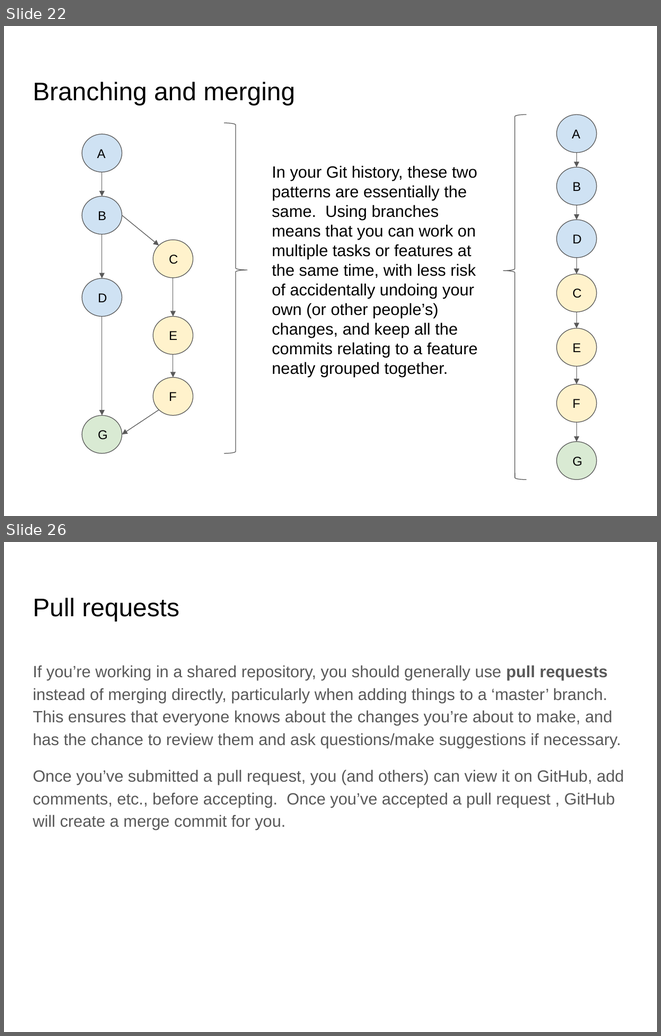
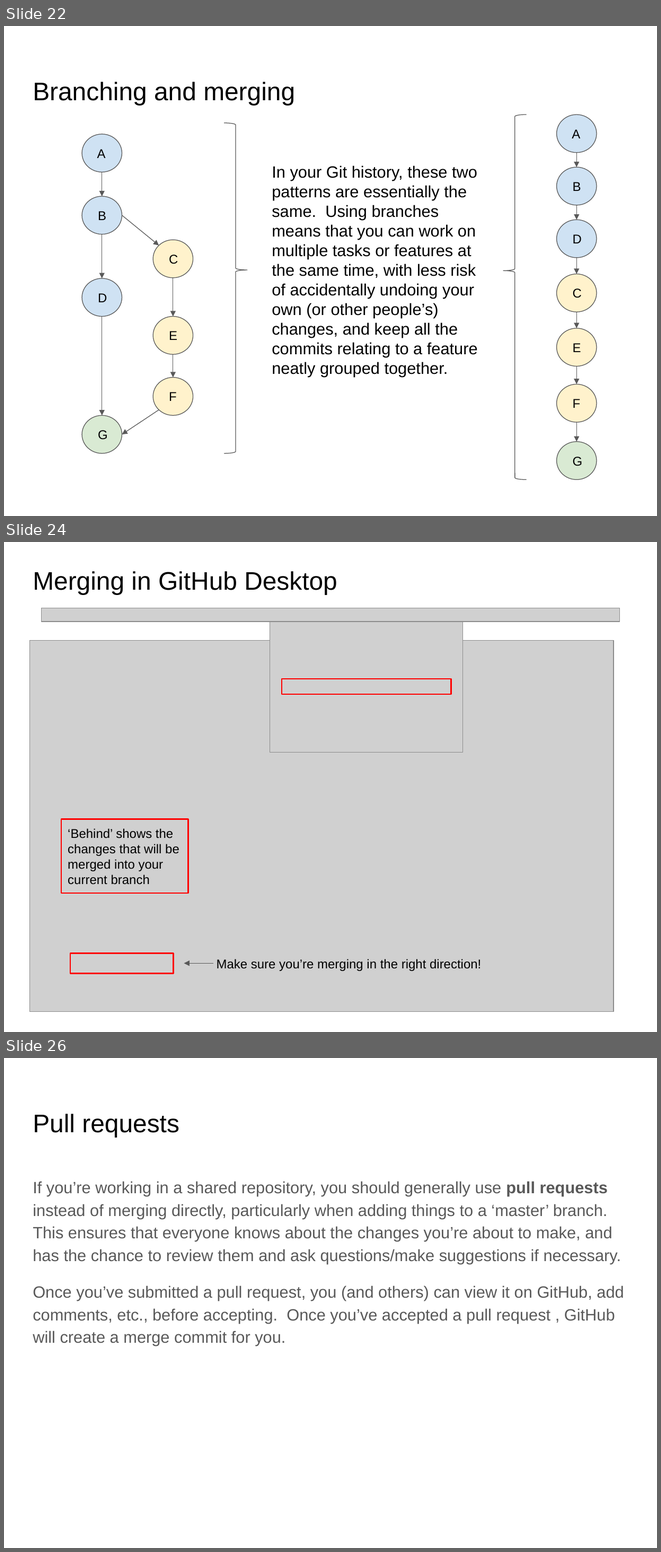
Before and after one commit to flyconnectome/coding-club, a slide deck: Git and GitHub.pptx. Shown one above the other, each under a label of ours: slides 22 and 26 before the commit, slides 22, 24 and 26 after it; the slides between them are not shown. The pictures are 661x1036 and 661x1552 pixels, drawn with LibreOffice and Linux fonts; fonts in the diff are those of the drawing; grey boxes stand for pictures. Boxes give left, top, right and bottom in pixels: in the first picture for what was removed or moved away, otherwise in the second. Text is boxed around its words. In the diff, an @@ line names an element or a change of style, - is before the commit and + after.

```diff
--- a/Git and GitHub.pptx
+++ b/Git and GitHub.pptx
@@ slide 24 added at (4,542,657,1032), background #FFFFFF @@
@@ title added at (33,571,337,594), 28 pt, text #000000 @@
+Merging in GitHub Desktop
@@ picture added at (41,608,620,621) @@
@@ picture added at (270,622,463,752) @@
@@ picture added at (29,641,613,1012) @@
@@ rectangle added at (282,678,451,694), outline #FF0000 1.5 pt @@
@@ rectangle added at (61,819,188,893), outline #FF0000 1.5 pt, 14 pt, text #000000 @@
+‘Behind’ shows the changes that will be merged into your current branch
@@ rectangle added at (70,953,173,973), outline #FF0000 1.5 pt @@
@@ arrow added from (213, 963) to (184, 963), #595959 0.75 pt @@
@@ text added at (217,959,481,971), 14 pt, text #000000 @@
+Make sure you’re merging in the right direction!
```
Also in this commit, not shown: 9 slides changed, 5 other slides added, 4 slides removed.
